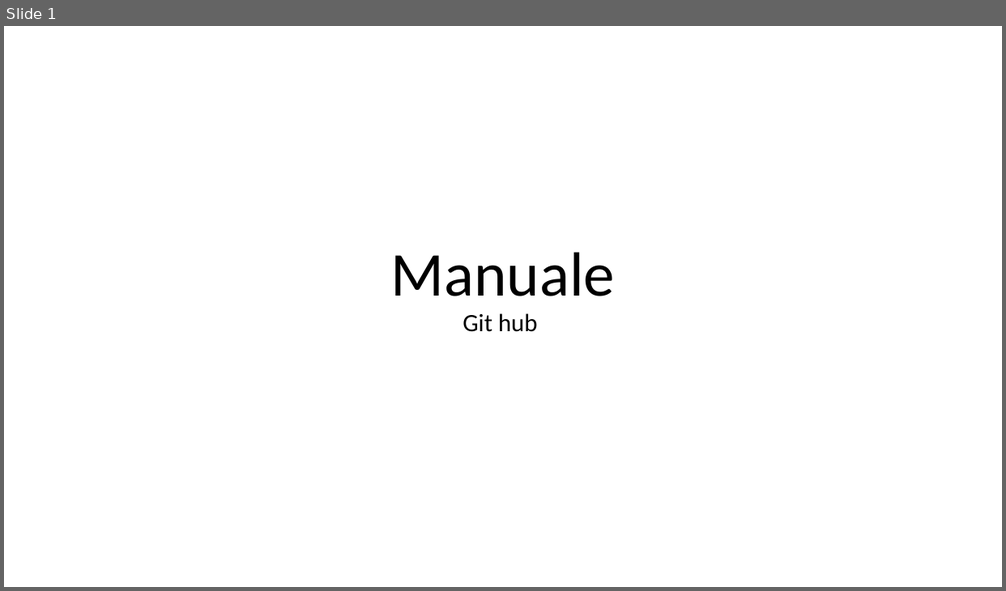
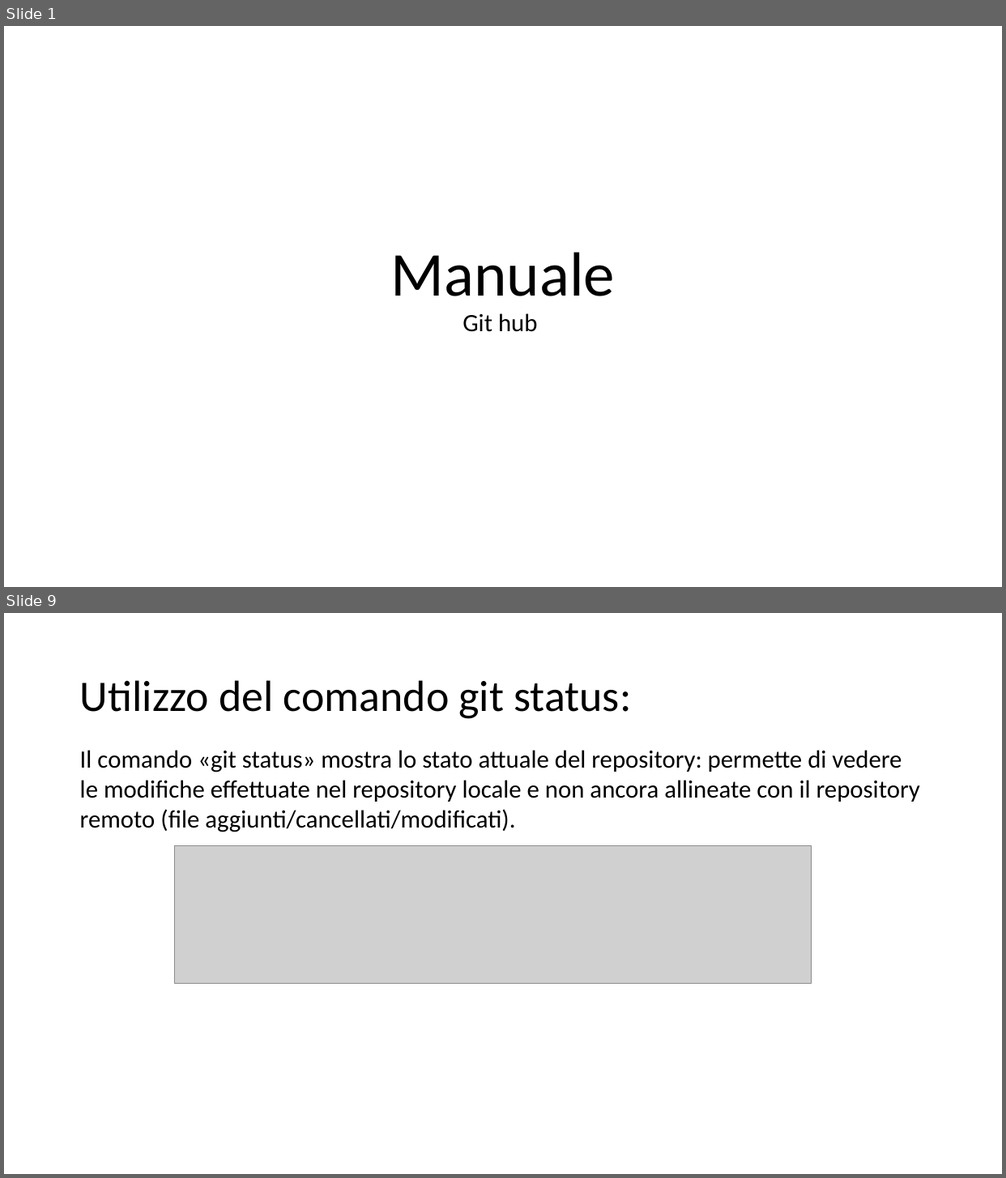
Before and after one commit to camilla-andreatta/Manuale1, a slide deck: Manuale.pptx. Shown one above the other, each under a label of ours: slide 1 before the commit, slides 1 and 9 after it; the slides between them are not shown. The pictures are 1006x591 and 1006x1178 pixels, drawn with LibreOffice and Linux fonts; fonts in the diff are those of the drawing; grey boxes stand for pictures. Boxes give left, top, right and bottom in pixels: in the first picture for what was removed or moved away, otherwise in the second. Text is boxed around its words. In the diff, an @@ line names an element or a change of style, - is before the commit and + after.

Commit message:
modifica pptx

```diff
--- a/Manuale.pptx
+++ b/Manuale.pptx
@@ slide 9 added at box(4, 613, 1002, 1174), background #FFFFFF @@
@@ title added at box(80, 680, 631, 719), 42 pt, text #000000 @@
+Utilizzo del comando git status:
@@ text added at box(80, 750, 920, 833), 24 pt, text #000000 @@
+Il comando «git status» mostra lo stato attuale del repository: permette di vedere le modifiche effettuate nel repository locale e non ancora allineate con il repository remoto (file aggiunti/cancellati/modificati).
@@ picture added at box(175, 845, 811, 983) @@
```
Also in this commit, not shown: 1 slide changed, 6 other slides added, 1 slide removed.
